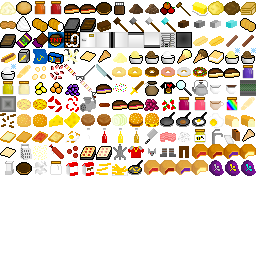
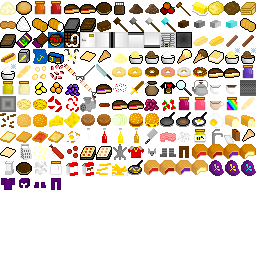
The second 256×256 image is a revision of the first. Changes to its layers:
added layer "Pasted Layer #191" above "Pasted Layer #190" over box(51, 178, 61, 190)
added layer "Pasted Layer #190" above "Pasted Layer #189" over box(34, 182, 46, 188)
added layer "Pasted Layer #189" above "Pasted Layer #188" over box(19, 178, 30, 188)
added layer "Pasted Layer #188" above "Pasted Layer #187" over box(1, 178, 15, 190)
